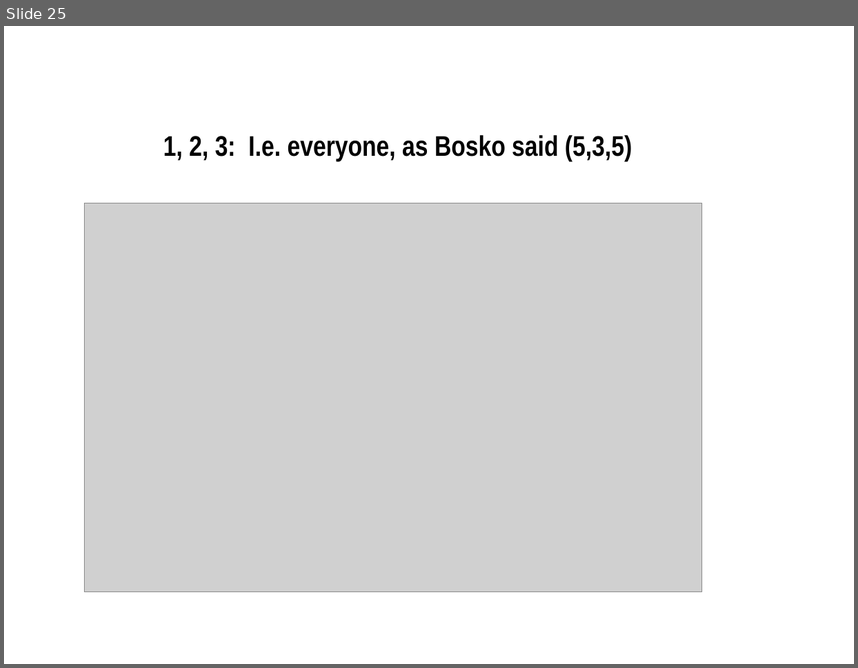
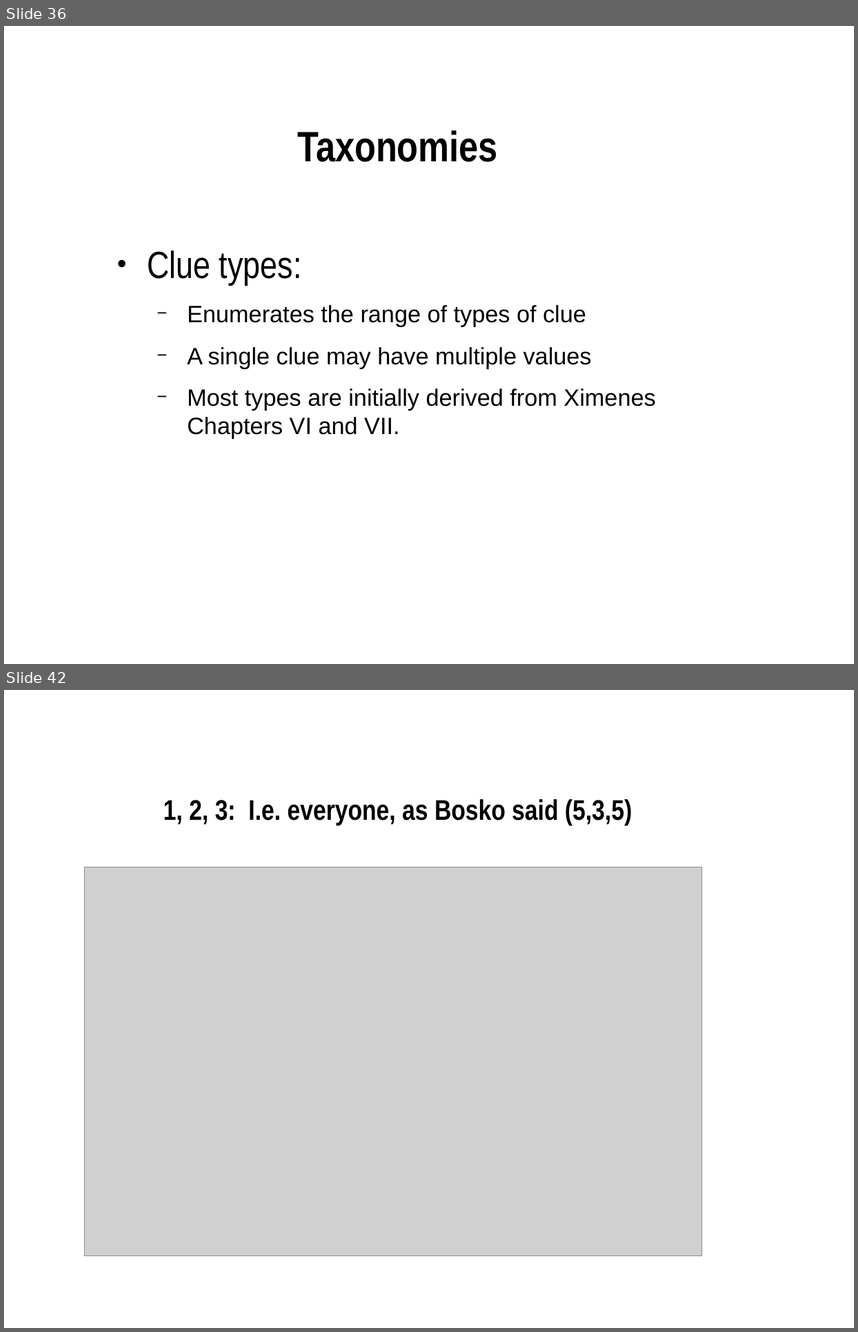
Before and after one commit to martindholmes/cryptic, a slide deck: presentations/tei2017.odp. Shown one above the other, each under a label of ours: slide 25 before the commit, slides 36 and 42 after it; the slides between them are not shown. The pictures are 858x668 and 858x1332 pixels, drawn with LibreOffice and Linux fonts; fonts in the diff are those of the drawing; grey boxes stand for pictures; background and template pictures are left out. Boxes give left, top, right and bottom in pixels: in the first picture for what was removed or moved away, otherwise in the second. Text is boxed around its words. In the diff, an @@ line names an element or a change of style, - is before the commit and + after.

```diff
--- a/presentations/tei2017.odp
+++ b/presentations/tei2017.odp
@@ slide 36 added at (4, 26, 854, 664), background picture (left out) @@
@@ title added at (297, 130, 498, 162), 36 pt, text #000000, bold @@
+Taxonomies
@@ text added at (147, 250, 655, 439), 20 pt, text #000000 @@
+● Clue types:
+  − Enumerates the range of types of clue
+  − A single clue may have multiple values
+  − Most types are initially derived from Ximenes Chapters VI and VII.
@@ what was slide 25 is now slide 42 @@
```
Also in this commit, not shown: 4 slides changed, 16 other slides added, 1 other file.
